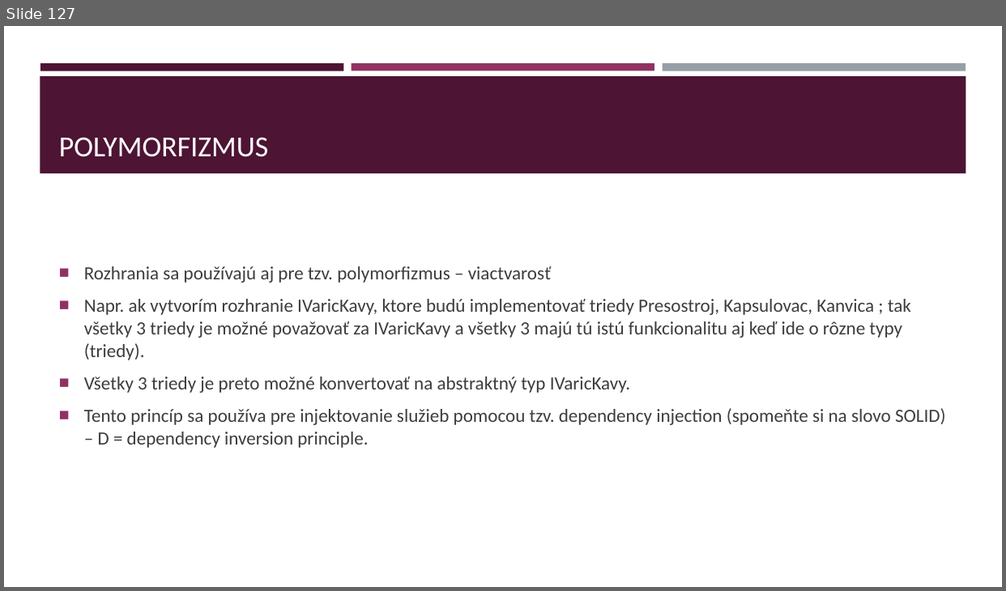
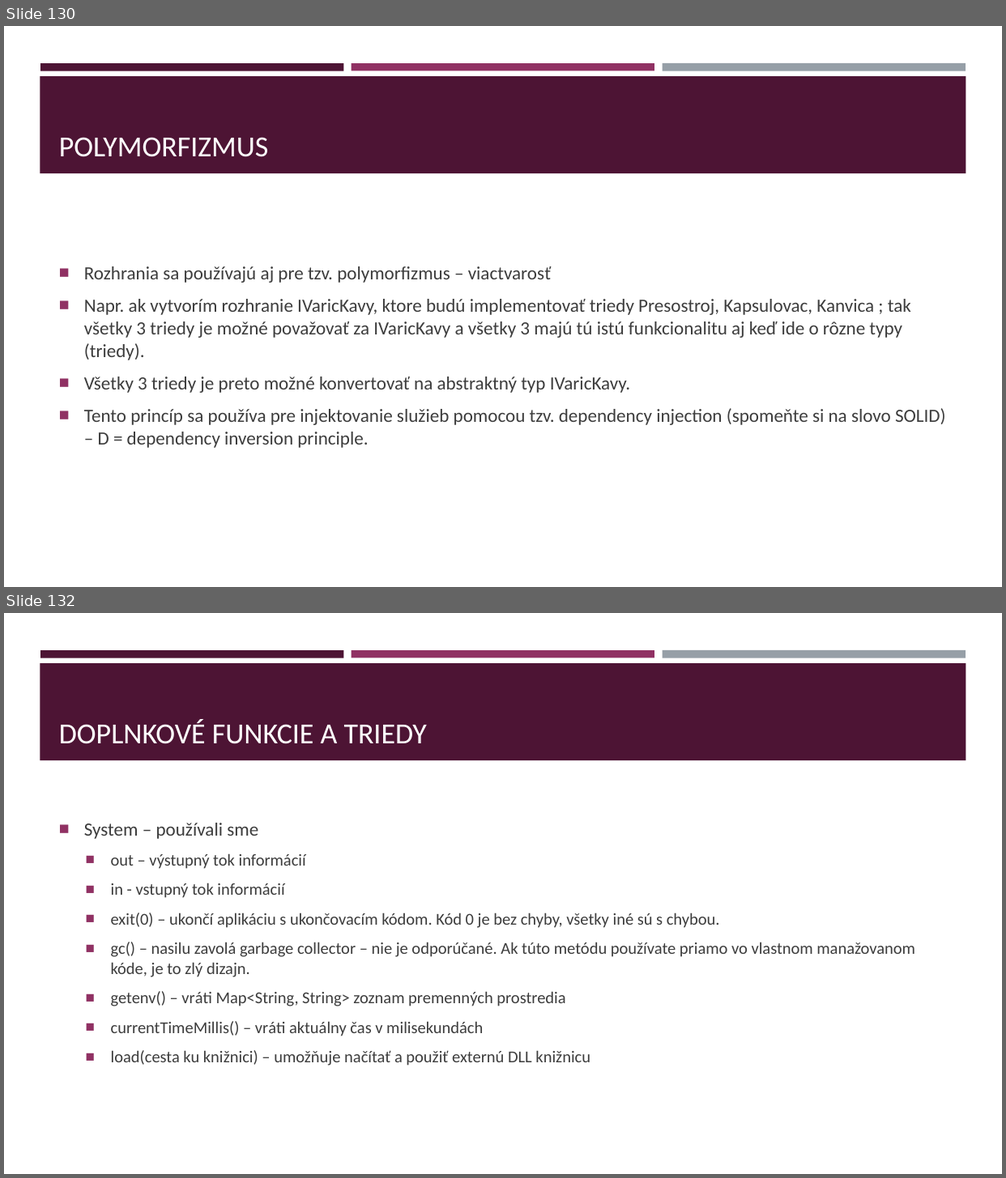
Before and after one commit to gasparv/java-class-basics, a slide deck: JavaZaklady-skolenie.pptx. Shown one above the other, each under a label of ours: slide 127 before the commit, slides 130 and 132 after it; the slides between them are not shown. The pictures are 1006x591 and 1006x1178 pixels, drawn with LibreOffice and Linux fonts; fonts in the diff are those of the drawing. Boxes give left, top, right and bottom in pixels: in the first picture for what was removed or moved away, otherwise in the second. Text is boxed around its words. In the diff, an @@ line names an element or a change of style, - is before the commit and + after.

```diff
--- a/JavaZaklady-skolenie.pptx
+++ b/JavaZaklady-skolenie.pptx
@@ slide 132 added at (4,613,1002,1174), background #FFFFFF; not listed: 4 template elements that a slide beside it also shows @@
@@ title added at (59,719,427,744), 28 pt, text #FFFFFF @@
+DOPLNKOVÉ FUNKCIE A TRIEDY
@@ text added at (84,823,915,1066), 16 pt, text #3D3D3D @@
+■ System – používali sme
+  ■ out – výstupný tok informácií
+  ■ in - vstupný tok informácií
+  ■ exit(0) – ukončí aplikáciu s ukončovacím kódom. Kód 0 je bez chyby, všetky iné sú s chybou.
+  ■ gc() – nasilu zavolá garbage collector – nie je odporúčané. Ak túto metódu používate priamo vo vlastnom manažovanom kóde, je to zlý dizajn.
+  ■ getenv() – vráti Map<String, String> zoznam premenných prostredia
+  ■ currentTimeMillis() – vráti aktuálny čas v milisekundách
+  ■ load(cesta ku knižnici) – umožňuje načítať a použiť externú DLL knižnicu
@@ what was slide 127 is now slide 130 @@
```
Also in this commit, not shown: 7 slides changed, 22 other slides added.
